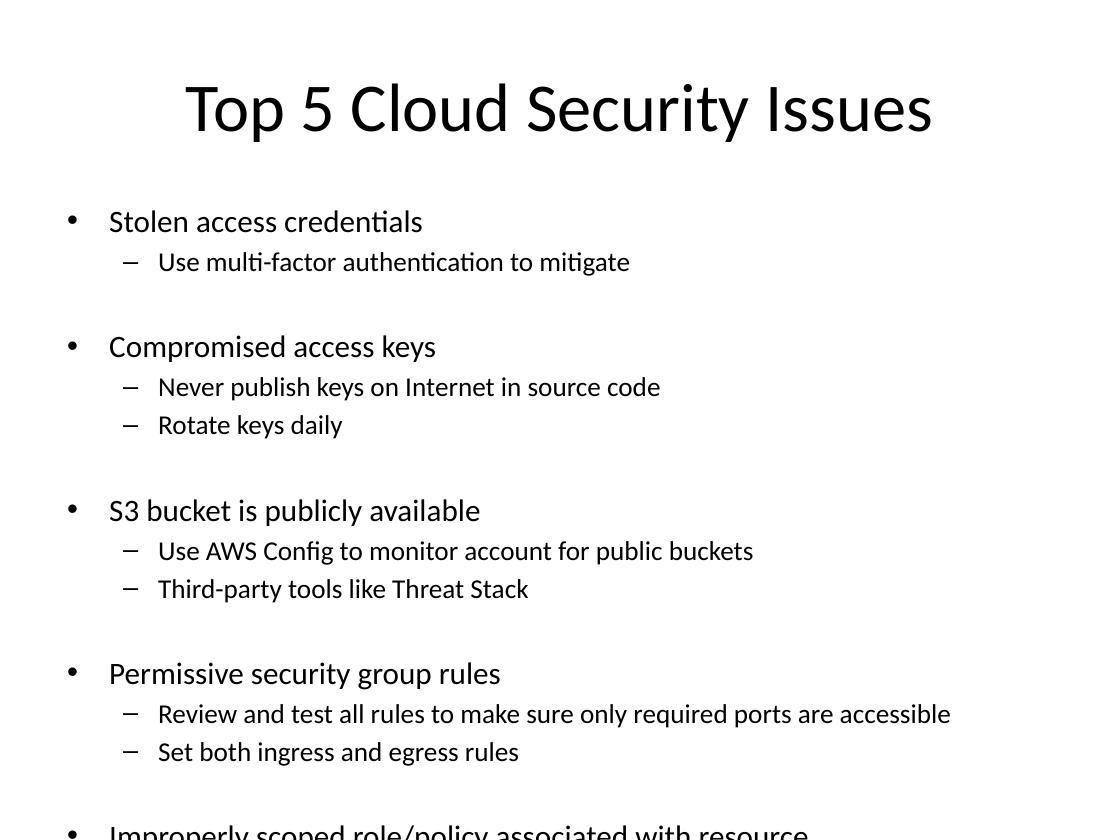
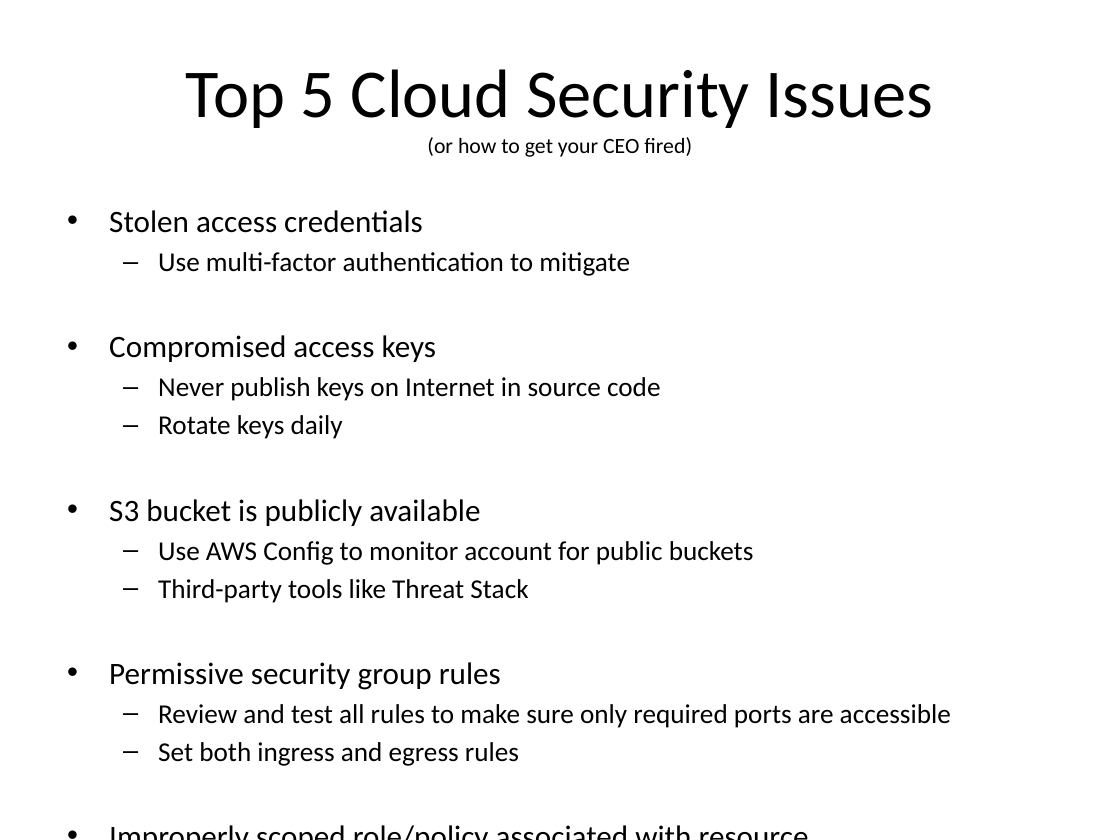
Before and after one commit to jasondbaker/infrastructure-class, a slide deck: slide 51 of lectures/infrastructure-week-4.pptx. Drawn at 1120x840 pixels with LibreOffice and Linux fonts; fonts in the diff are those of the drawing. Boxes give left, top, right and bottom in pixels: in the first picture for what was removed or moved away, otherwise in the second. Text is boxed around its words. In the diff, an @@ line names an element or a change of style, - is before the commit and + after.

```diff
--- a/lectures/infrastructure-week-4.pptx
+++ b/lectures/infrastructure-week-4.pptx
@@ title at [186, 69, 932, 157]: text changed; size 44 to 14 pt @@
-Top 5 Cloud Security Issues
+Top 5 Cloud Security Issues
+(or how to get your CEO fired)
```
Also in this commit, not shown: 1 other slide changed, 4 other files.
